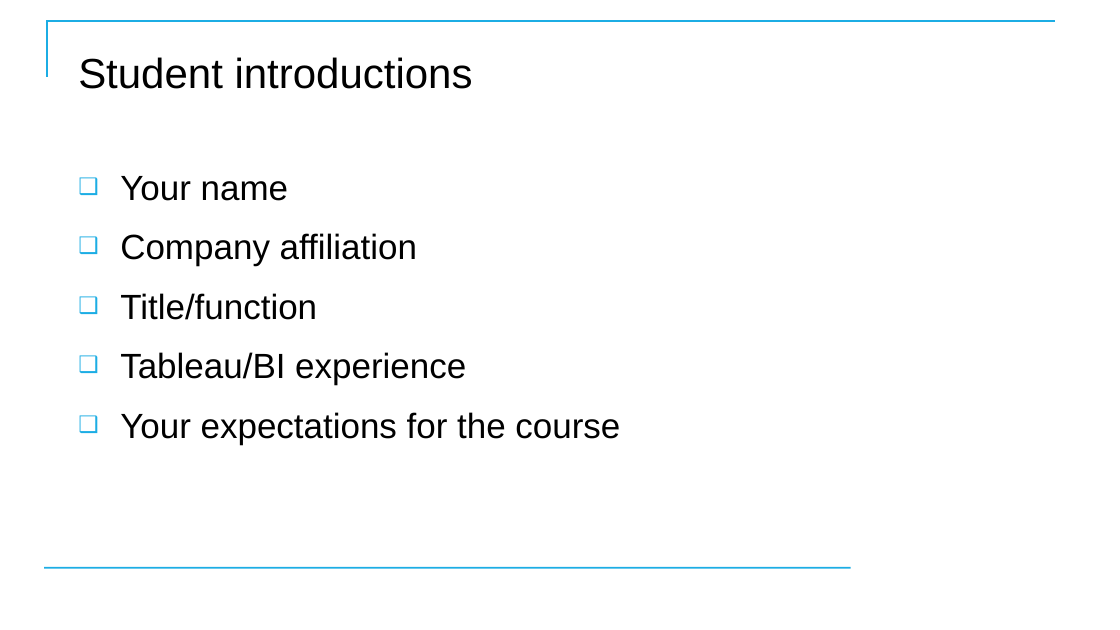
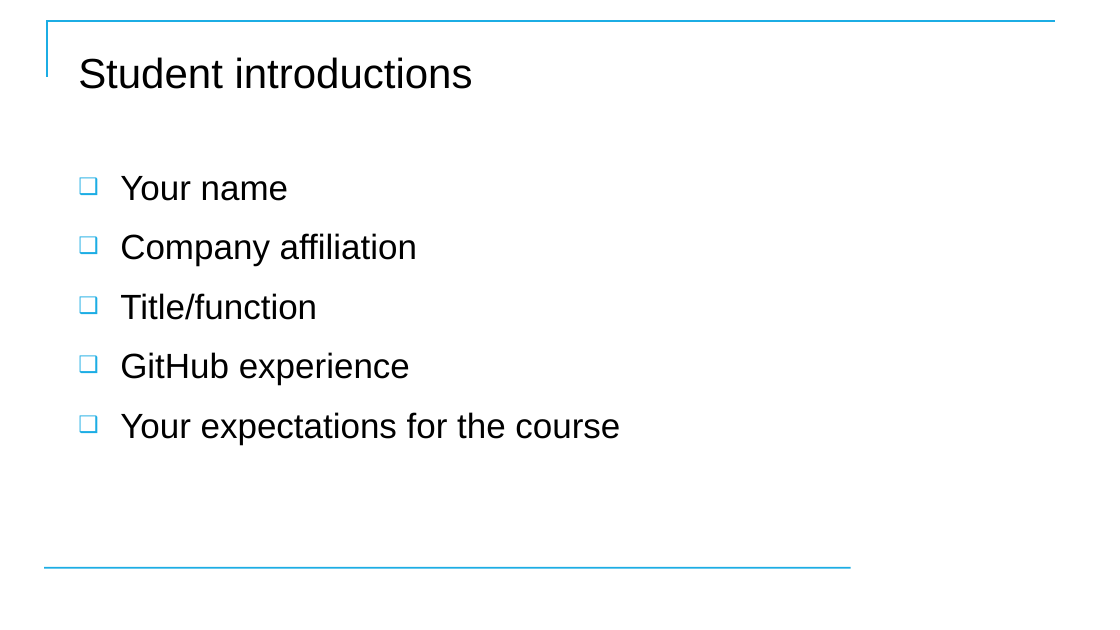
Before and after one commit to CostelloTechnicalConsulting/XGHDEV, a slide deck: slide 3 of ppt/XGHDEV.pptx. Drawn at 1120x630 pixels with LibreOffice and Linux fonts; fonts in the diff are those of the drawing; background and template pictures are left out. Boxes give left, top, right and bottom in pixels: in the first picture for what was removed or moved away, otherwise in the second. Text is boxed around its words. In the diff, an @@ line names an element or a change of style, - is before the commit and + after.

```diff
--- a/ppt/XGHDEV.pptx
+++ b/ppt/XGHDEV.pptx
@@ text at box(120, 352, 410, 385): text changed @@
-❑ Tableau/BI experience
+❑ GitHub experience
```
Also in this commit, not shown: 4 other slides changed, 86 slides added, 101 slides removed.
